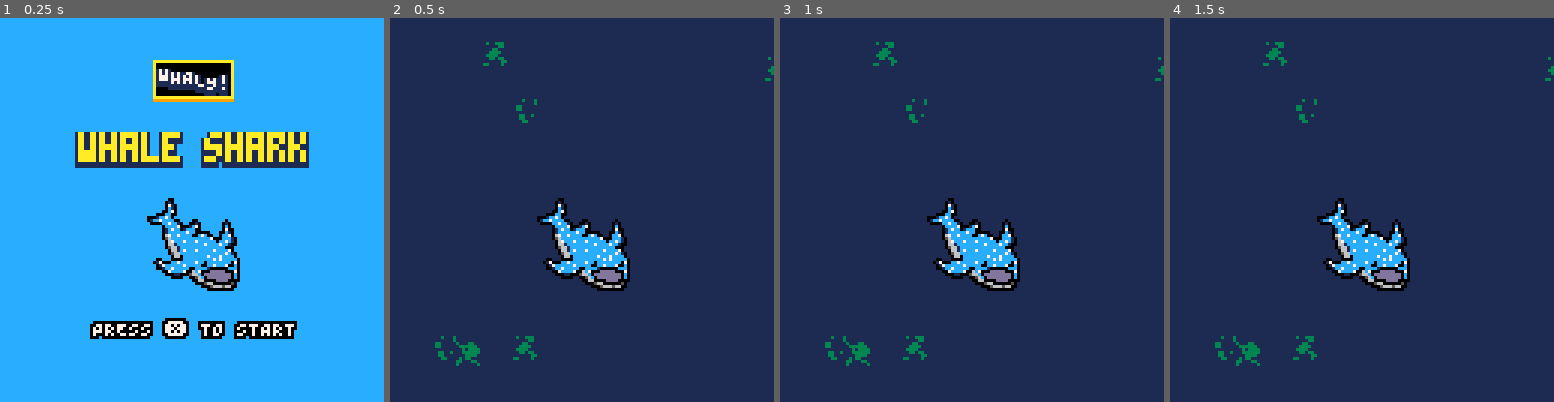
Above: before the commit, frames 1-4 (left to right).
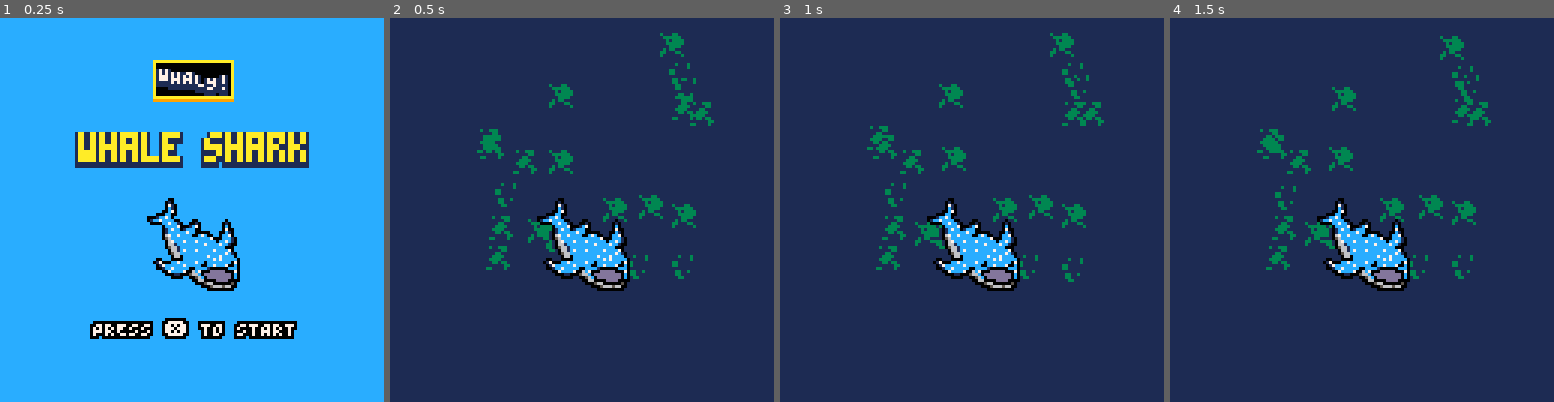
Above: after the commit, the same moments.

Repository: aadriien/shark-blooms
Game: PICO-8 cartridge shark_blooms.p8
The game is run twice, just before and just after one commit, with the same random seed, the same clock (stepped at 60 frames per second) and the same inputs.
Inputs:
- Up to frame 1 (0.25 s): no input
- Up to frame 2 (0.5 s): tap X (X key) at 0.33 s
- Up to frame 3 (1 s): tap O (Z key) at 0.7 s
- Up to frame 4 (1.5 s): tap X (X key) at 1.07 s

Frame 1 is identical in both runs. In frame 2, 3.6% of the frame differs, in the area x 11-100%, y 3-91%; in frame 3, 3.6%; in frame 4, 3.6%, in the area x 11-100%, y 4-91%.

Commit message:
Animated plankton to clump together & move across frames

Diff:
--- a/shark_blooms.p8
+++ b/shark_blooms.p8
@@ -23,27 +23,6 @@
 -- SIMPLE ENTITIES
 Entity = {}
 Entity.__index = Entity
-
-
--- PICO-8 CALLBACKS
-function _init()
-    cls()
-end
-
-
-function _update()
-    if state == game_states.start then update_start()
-    elseif state == game_states.game then update_game()
-    elseif state == game_states.gameover then update_gameover() end
-end
-
-
-function _draw()
-    cls()
-    if state == game_states.start then draw_start()
-    elseif state == game_states.game then draw_game()
-    elseif state == game_states.gameover then draw_gameover() end
-end
 
 
 -- STATE MANAGEMENT
@@ -92,13 +71,9 @@
 -- RANDOMIZED PLANKTON
 plankton = {}
 
-for i = 0, 5 do
-    -- plankton sprite IDs == 4 / 5 / 6
-    local sprite = flr(rnd(3)) + 4
-    local x, y = rnd(128), rnd(128)
-
-    add(plankton, Entity.create(x, y, 8, 8, sprite, 0))
-end
+
+-- TIMING
+frames_elapsed = 0
 
 
 -- INPUT HANDLING
@@ -192,6 +167,7 @@
 -- GAME
 function update_game()
     handle_input()
+    frames_elapsed += 1
     -- game logic here
 end
 
@@ -199,10 +175,7 @@
 function draw_game()
     rectfill(0, 0, SCREEN_SIZE, SCREEN_SIZE, 1)
 
-    -- draw randomized floating plankton
-    for p in all(plankton) do
-        spr(p.sx, p.x, p.y)
-    end
+    update_plankton()
 
     player:draw()
 end
@@ -222,6 +195,60 @@
     big_print_anim(64, 40, "game over", 10, true, false, false)
 
     write("PRESS ❎", text_x_pos("PRESS ❎ "), 80, 7)
+end
+
+
+function create_plankton()
+    for i = 0, 3 do
+        local x_group, y_group = rnd(128), rnd(128)
+
+        for j = 0, 4 do
+            -- plankton sprite IDs == 4 / 5 / 6
+            local sprite = flr(rnd(3)) + 4
+            local x = x_group + flr(rnd(33)) - 16
+            local y = y_group + flr(rnd(33)) - 16
+
+            add(plankton, Entity.create(x, y, 8, 8, sprite, 0))
+        end
+    end
+end
+
+
+function update_plankton()
+    -- draw randomized floating plankton
+    for p in all(plankton) do
+        spr(p.sx, p.x, p.y)
+    end
+
+    if frames_elapsed % 5 == 0 then
+        -- then smoothly move by adjusting x, y
+        for p in all(plankton) do
+            p.x += rnd(1) - 0.5
+            p.y += rnd(1) - 0.5
+        end
+    end
+end
+
+
+-- PICO-8 CALLBACKS
+function _init()
+    cls()
+    create_plankton()
+end
+
+
+function _update()
+    if state == game_states.start then update_start()
+    elseif state == game_states.game then update_game()
+    elseif state == game_states.gameover then update_gameover() end
+end
+
+
+function _draw()
+    cls()
+    if state == game_states.start then draw_start()
+    elseif state == game_states.game then draw_game()
+    elseif state == game_states.gameover then draw_gameover() end
 end
 
 
